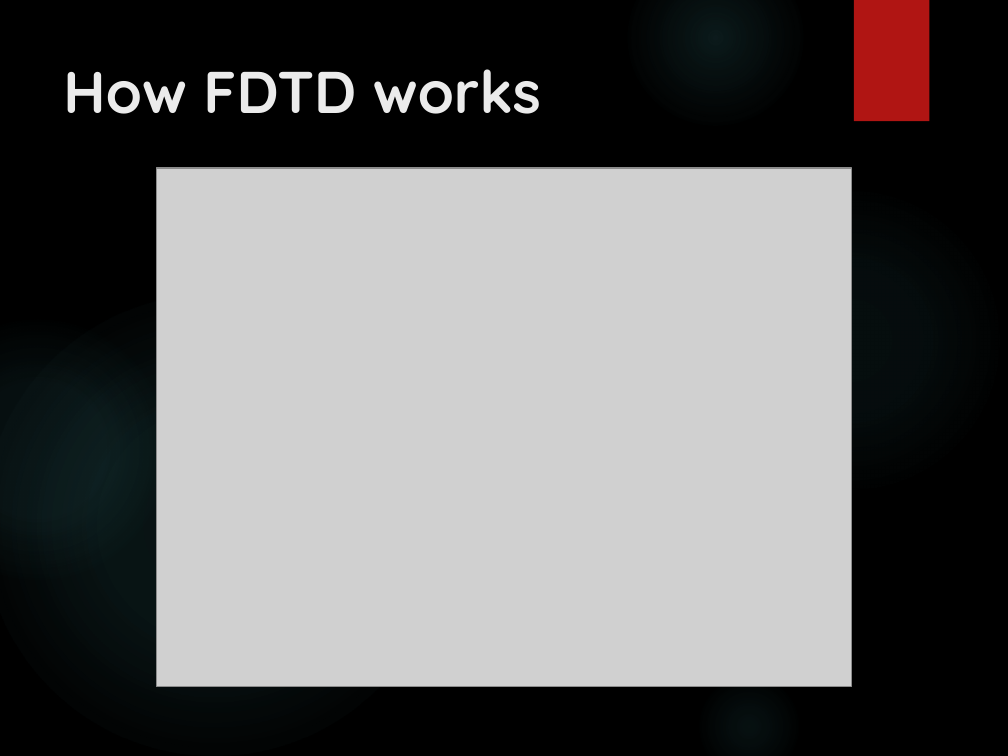
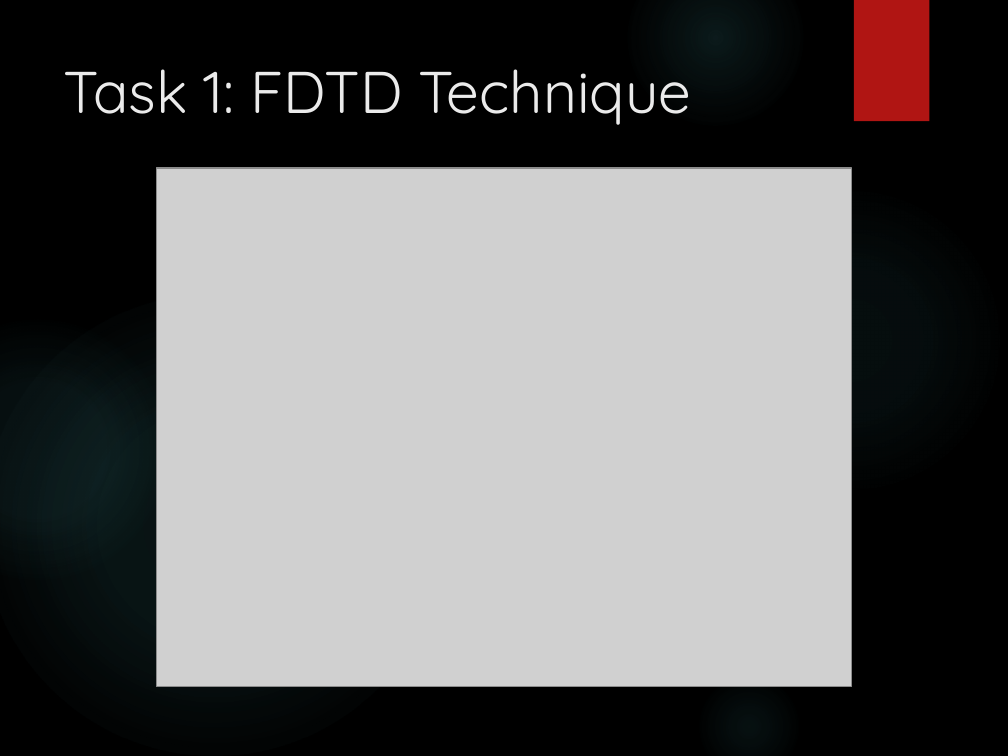
Before and after one commit to junaidnasir/gpu-em-nim, a slide deck: slide 10 of FYP_Defense_Presentation/FYP-1_presentation.pptx (slide 9 before the commit). Drawn at 1008x756 pixels with LibreOffice and Linux fonts; fonts in the diff are those of the drawing; grey boxes stand for pictures; background and template pictures are left out. Boxes give left, top, right and bottom in pixels: in the first picture for what was removed or moved away, otherwise in the second. Text is boxed around its words. In the diff, an @@ line names an element or a change of style, - is before the commit and + after.

```diff
--- a/FYP_Defense_Presentation/FYP-1_presentation.pptx
+++ b/FYP_Defense_Presentation/FYP-1_presentation.pptx
@@ title at <box>63,69,691,125</box>: text changed; bold off @@
-How FDTD works
+Task 1: FDTD Technique
```
Also in this commit, not shown: 10 other slides changed, 5 slides added.
